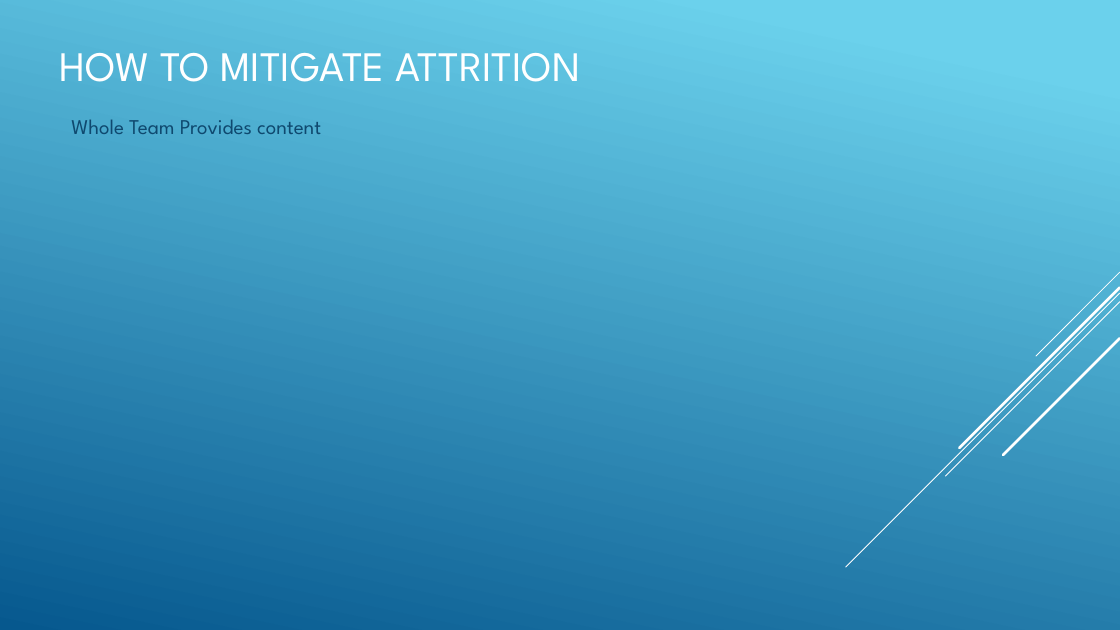
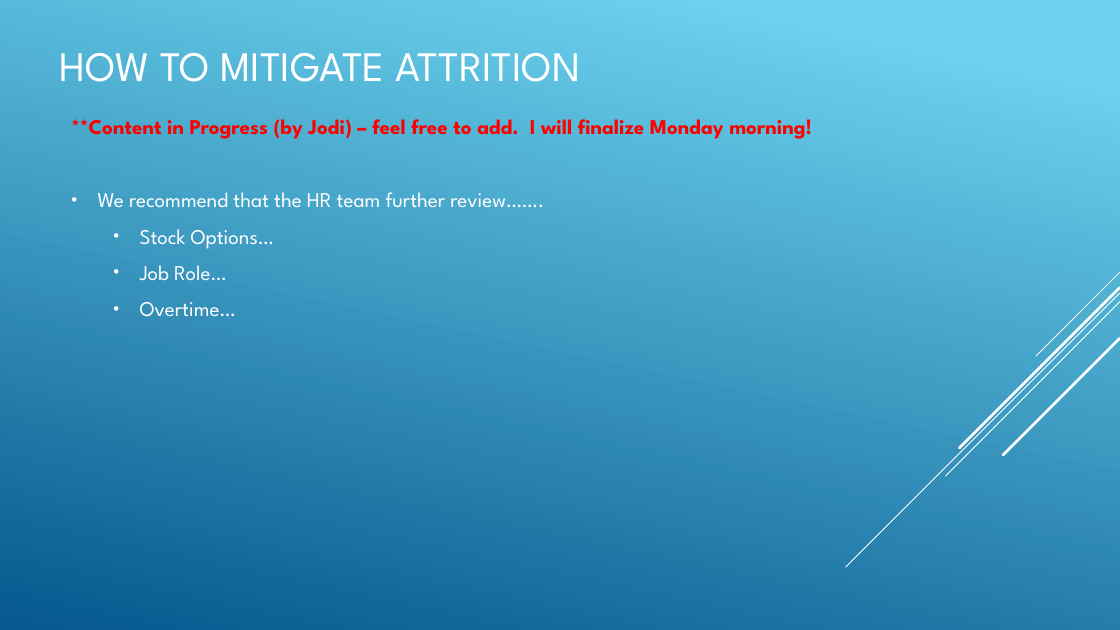
Before and after one commit to R-Chandna/MSDS6306_CaseStudy_2, a slide deck: slide 12 of Attrition_Case_Study_2_pptx_TAJAR_IP.pptx (slide 10 before the commit). Drawn at 1120x630 pixels with LibreOffice and Linux fonts; fonts in the diff are those of the drawing. Boxes give left, top, right and bottom in pixels: in the first picture for what was removed or moved away, otherwise in the second. Text is boxed around its words. In the diff, an @@ line names an element or a change of style, - is before the commit and + after.

```diff
--- a/Attrition_Case_Study_2_pptx_TAJAR_IP.pptx
+++ b/Attrition_Case_Study_2_pptx_TAJAR_IP.pptx
@@ text at [71, 119, 812, 317]: text changed; text colour #0F496F to #FFFFFF @@
-Whole Team Provides content
+**Content in Progress (by Jodi) – feel free to add. I will finalize Monday morning!
+• We recommend that the HR team further review…….
+  • Stock Options…
+  • Job Role…
+  • Overtime…
```
Also in this commit, not shown: 1 other slide changed, 1 slide added, 15 other files.
